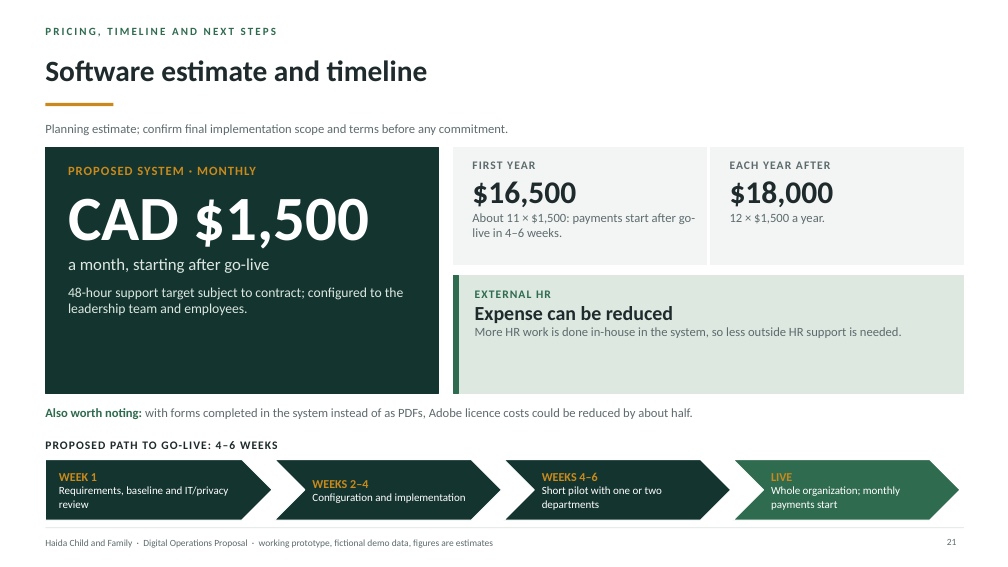
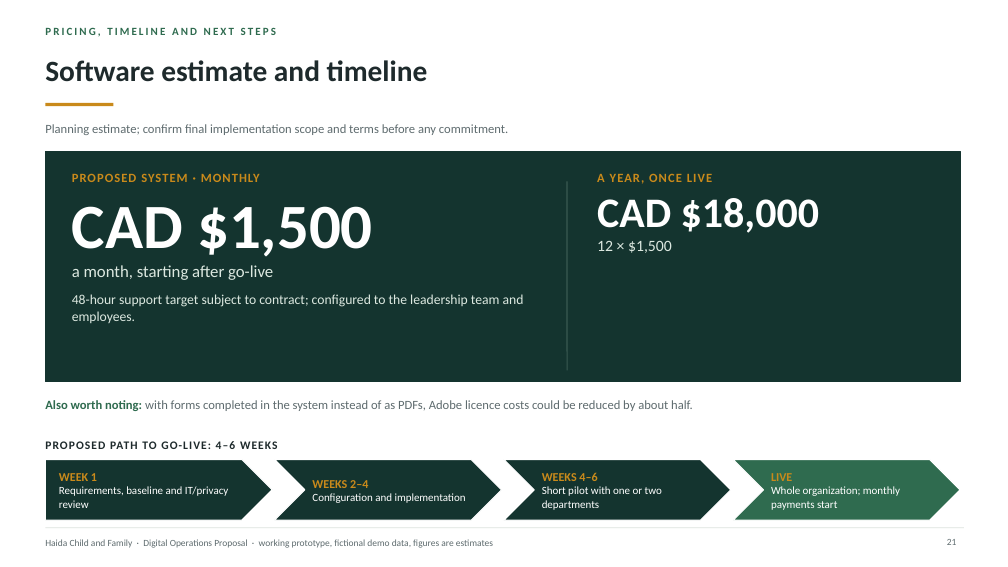
Before and after one commit to AndalibOlee/Portfolio, a slide deck: slide 21 of demo-platform/docs/Haida_Child_and_Family_Executive_Digital_Operations_Proposal.pptx. Drawn at 1008x567 pixels with LibreOffice and Linux fonts; fonts in the diff are those of the drawing. Boxes give left, top, right and bottom in pixels: in the first picture for what was removed or moved away, otherwise in the second. Text is boxed around its words. In the diff, an @@ line names an element or a change of style, - is before the commit and + after.

```diff
--- a/demo-platform/docs/Haida_Child_and_Family_Executive_Digital_Operations_Proposal.pptx
+++ b/demo-platform/docs/Haida_Child_and_Family_Executive_Digital_Operations_Proposal.pptx
@@ rectangle removed at (454, 147, 707, 265) @@
@@ rectangle removed at (711, 147, 964, 265) @@
@@ rectangle: place and size @@
-rectangle at (45, 147, 439, 393)
+rectangle at (45, 151, 960, 382)
@@ text "PROPOSED SYSTEM · MONTHLY" rewrapped from (68, 166, 404, 315) to (72, 173, 524, 323) @@
@@ text removed at (472, 161, 695, 237) @@
-FIRST YEAR
-$16,500
-About 11 × $1,500: payments start after go-live in 4–6 weeks.
@@ text at (597, 173, 819, 253): text changed; text colour #5E6B6E to #C98A1B @@
-EACH YEAR AFTER
-$18,000
-12 × $1,500 a year.
+A YEAR, ONCE LIVE
+CAD $18,000
+12 × $1,500
@@ line added from (567, 181) to (567, 371), #3A5A52 1 pt @@
@@ rectangle removed at (454, 276, 964, 393) @@
@@ rectangle removed at (454, 276, 458, 393) @@
@@ text removed at (475, 290, 902, 338) @@
-EXTERNAL HR
-Expense can be reduced
-More HR work is done in-house in the system, so less outside HR support is needed.
@@ text "Also worth noting: with forms ...": place and size @@
-text "Also worth noting: with forms ..." at (45, 408, 693, 419)
+text "Also worth noting: with forms ..." at (45, 400, 693, 411)
```
Also in this commit, not shown: 8 other files.
